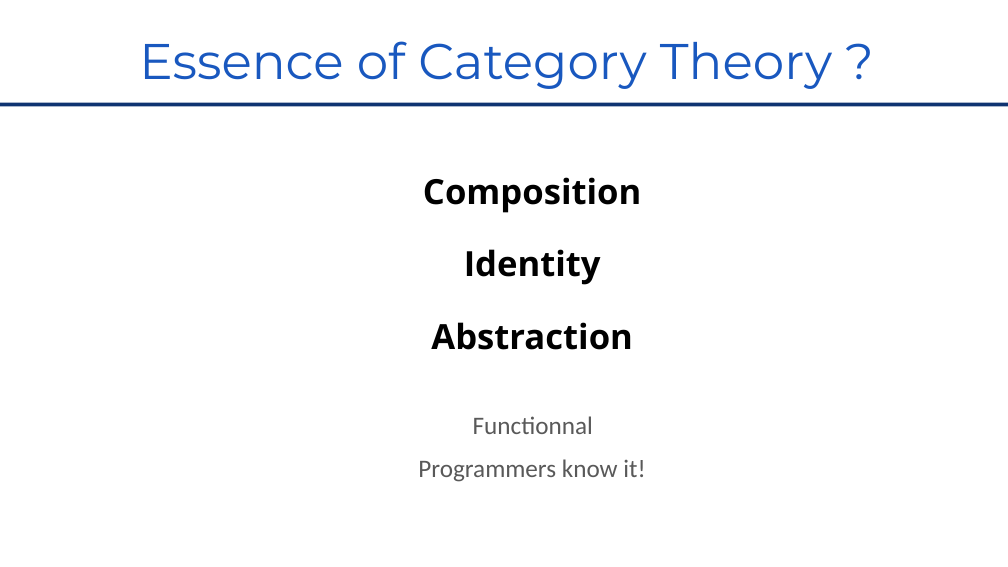
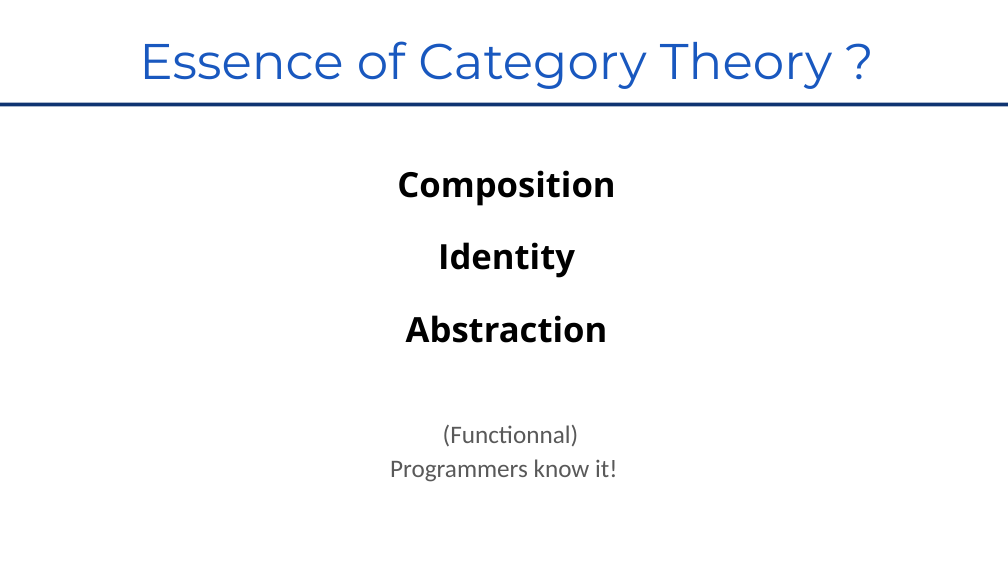
Before and after one commit to RomainTrm/CategoryTheoryYouAlreadyKnowIt, a slide deck: slide 8 of CategoryTheoryUniveristy_Devoxx_FR_2022.pptx. Drawn at 1008x567 pixels with LibreOffice and Linux fonts; fonts in the diff are those of the drawing; background and template pictures are left out. Boxes give left, top, right and bottom in pixels: in the first picture for what was removed or moved away, otherwise in the second. Text is boxed around its words. In the diff, an @@ line names an element or a change of style, - is before the commit and + after.

```diff
--- a/CategoryTheoryUniveristy_Devoxx_FR_2022.pptx
+++ b/CategoryTheoryUniveristy_Devoxx_FR_2022.pptx
@@ text "Composition": place and size @@
-text "Composition" at box(423, 177, 641, 350)
+text "Composition" at box(397, 170, 615, 343)
@@ text at box(443, 425, 579, 446): text changed @@
-Functionnal
+(Functionnal)
@@ text "Programmers know it!": place and size @@
-text "Programmers know it!" at box(418, 459, 645, 482)
+text "Programmers know it!" at box(390, 459, 617, 482)
```
Also in this commit, not shown: 10 other slides changed, 5 slides added.
